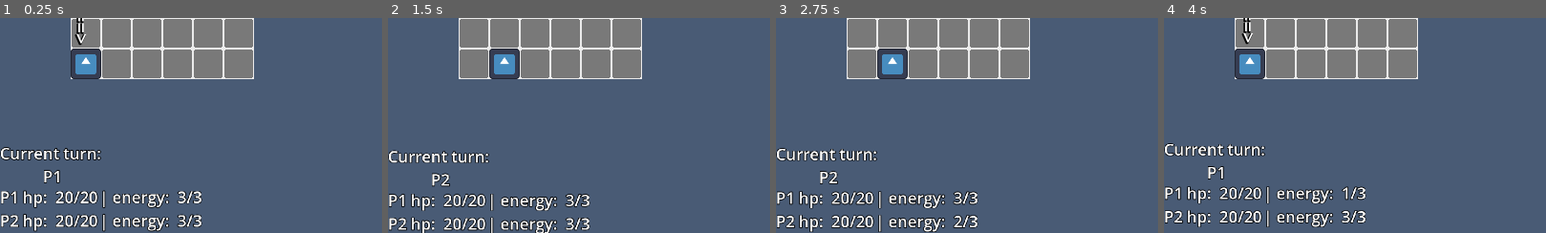
Above: before the commit, frames 1-4 (left to right).
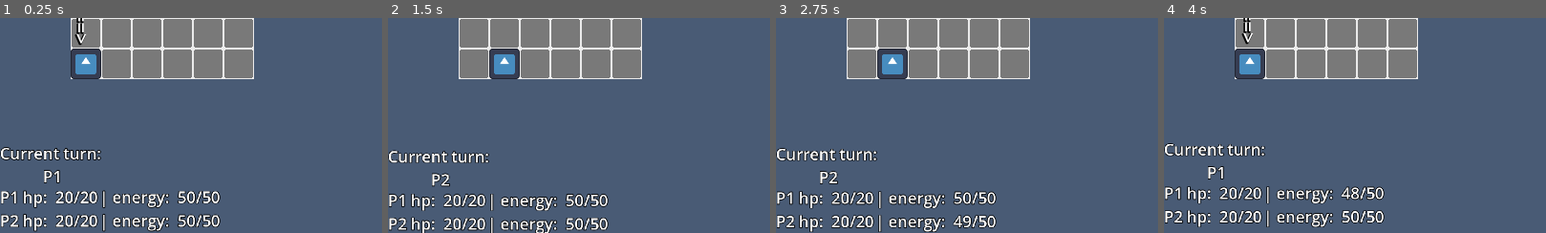
Above: after the commit, the same moments.

Repository: Mark0DumbASSdino/Gridworld-Battle-Simulator
Game: Godot game, scene res://screens/game/game.tscn
Two runs of this game, one before a commit and one after it. Both use one fixed random seed, a clock stepped at 60 frames per second and the inputs below. The engine's default icon, where the game draws it, is replaced by a stand-in: a white triangle on a blue panel in a dark square.
Inputs:
- Up to frame 1 (0.25 s): no input
- Up to frame 2 (1.5 s): hold D (right) 0.53-1.28 s; tap Space (attack) at 0.6 s; hold S (down) from 1.28 s (still down); tap E (end_turn) at 1.35 s
- Up to frame 3 (2.75 s): release S (down) at 2.03 s; hold D (right) from 2.03 s (still down); tap Space (attack) at 2.1 s
- Up to frame 4 (4 s): release D (right) at 2.78 s; hold W (up) 2.78-3.53 s; tap E (end_turn) at 2.85 s; hold A (left) from 3.53 s (still down); tap Space (attack) at 3.6 s
The pictures show only the part of the screen within x 0-50%, y 50-100%; the shares and areas given below are measured in that part.

The runs differ from the first frame. In frame 1, 1.0% of the frame differs, in the area x 46-58%, y 80-98%; in frame 2, 1.0%; in frame 3, 1.1%; in frame 4, 1.0%.

Commit message:
Prevent characters from occupying same grid tile
Updated GridLimitComponent to disallow both player characters from moving to the same grid tile. Also added a max_energy property to the brawn character and fixed a potential null reference in game.gd by checking Global.current_turn before updating arrow position.

Diff:
--- a/character_components/grid_limit_component/grid_limit_component.gd
+++ b/character_components/grid_limit_component/grid_limit_component.gd
@@ -2,36 +2,67 @@
 ## Component that accounts for grid limits
 ## Stops the characters from going beyond the grid bounds
 ## when moving and stuff
+## also to disallow the 2 characters from going to the same tile
 class_name GridLimitComponent
 
 @onready var p : Character = get_parent()
 
+var is_player_1 : bool = false ## If true, then the parent Character is P1. If false, the parent Character is P2
+
+func _ready() -> void:
+	await get_tree().process_frame
+	is_player_1 = p == Global.player_1
+
 func move_x(amount: int) -> void:
 	if amount <= 0: # Going to left / negative
-		if (p.grid_pos.x + amount) < Global.grid_bounds_top_left.x: # Going beyond the left bound
+		if (p.grid_pos.x + amount) < Global.grid_bounds_top_left.x: # Going beyond the left bound:
 			pass
 		else:
-			p.grid_pos.x += amount
-			p.moved()
+			collision_with_other_player_check(-1, 0)
+
+
 
 	if amount >= 0: # Going to right / positive
 		if (p.grid_pos.x + amount) > Global.grid_bounds_bot_right.x: # Going beyond the right bound
 			pass
 		else:
-			p.grid_pos.x += amount
-			p.moved()
+			collision_with_other_player_check(1, 0)
+
+
+
 
 func move_y(amount: int) -> void:
 	if amount <= 0: # Going to up / negative
 		if (p.grid_pos.y + amount) < Global.grid_bounds_top_left.y: # Going beyond the top bound
 			pass
 		else:
-			p.grid_pos.y += amount
-			p.moved()
+			collision_with_other_player_check(0, -1)
+
+
 
 	if amount >= 0: # Going to bottom / positive
 		if (p.grid_pos.y + amount) > Global.grid_bounds_bot_right.y: # Going beyond the bottom bound
 			pass
 		else:
-			p.grid_pos.y += amount
+			collision_with_other_player_check(0, 1)
+
+
+
+
+func collision_with_other_player_check(amount_x: int, amount_y: int) -> void: ## Final check before deciding to move or nah
+	var grid_pos_after_move : Vector2 = Vector2(
+		p.grid_pos.x + amount_x, p.grid_pos.y + amount_y
+	)
+
+	if is_player_1:
+		if grid_pos_after_move == Global.player_2.grid_pos:
+			pass
+		else:
+			p.grid_pos = grid_pos_after_move
 			p.moved()
+	else:
+		if grid_pos_after_move == Global.player_1.grid_pos:
+			pass
+		else:
+			p.grid_pos = grid_pos_after_move
+			p.moved()
--- a/characters/brawn/brawn.tscn
+++ b/characters/brawn/brawn.tscn
@@ -166,6 +166,7 @@
 
 [node name="brawn" type="Node2D"]
 script = ExtResource("1_k1kry")
+max_energy = 50
 
 [node name="player_component" parent="." node_paths=PackedStringArray("grid_limit_component") instance=ExtResource("3_mfq06")]
 unique_name_in_owner = true
--- a/screens/game/game.gd
+++ b/screens/game/game.gd
@@ -21,10 +21,11 @@
 		get_tree().reload_current_scene()
 
 func _process(delta: float) -> void:
-	arrow_desired_pos = (
-		Global.current_turn.global_position +
-		Vector2(16, -60)
-	)
+	if Global.current_turn:
+		arrow_desired_pos = (
+			Global.current_turn.global_position +
+			Vector2(16, -60)
+		)
 
 	%arrow.global_position = %arrow.global_position.lerp(
 		arrow_desired_pos, 12 * delta
